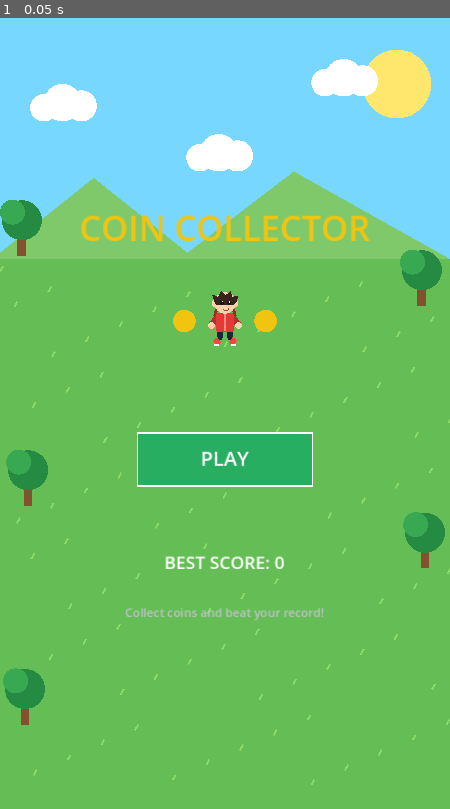
Above: before the commit, frame 1.
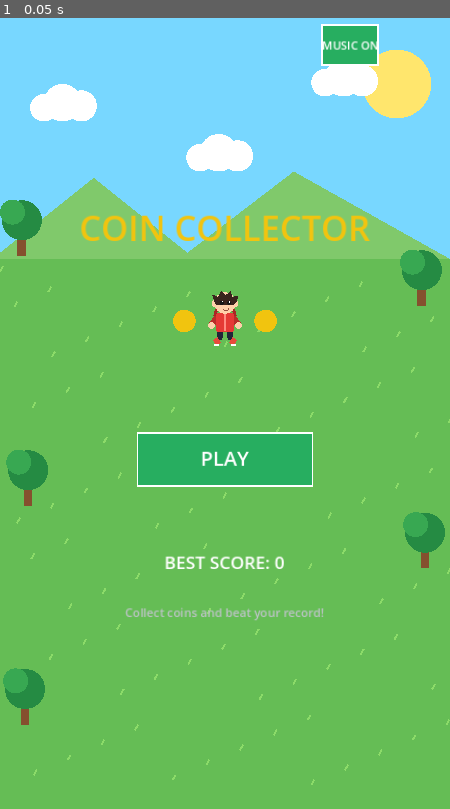
Above: after the commit, the same moment.

Repository: c9wildbeast-coder/coin-collector-game
Game: Godot game, scene res://Main.tscn
Two runs of this game, one before a commit and one after it. Both use one fixed random seed, a clock stepped at 60 frames per second and the inputs below.
Inputs:
- Up to frame 1 (0.05 s): no input

The runs differ from the first frame. In frame 1, 0.7% of the frame differs, in the area x 71-85%, y 0-7%.

Commit message:
Update Main.gd

Diff:
--- a/Main.gd
+++ b/Main.gd
@@ -23,10 +23,13 @@
 var resume_button = Rect2()
 var restart_button = Rect2()
 var home_button = Rect2()
-
-# Sound players
+var music_button = Rect2()
+
+# Audio
 var coin_sound_player: AudioStreamPlayer
 var button_sound_player: AudioStreamPlayer
+var music_player: AudioStreamPlayer
+var music_enabled = true
 
 
 func _ready():
@@ -38,17 +41,35 @@
 	queue_redraw()
 
 
+func update_buttons():
+	var center = screen_size.x / 2
+
+	play_button = Rect2(center - 140, screen_size.y * 0.53, 280, 85)
+	pause_button = Rect2(screen_size.x - 105, 25, 80, 65)
+	music_button = Rect2(screen_size.x - 205, 25, 90, 65)
+
+	resume_button = Rect2(center - 140, screen_size.y * 0.43, 280, 75)
+	restart_button = Rect2(center - 140, screen_size.y * 0.54, 280, 75)
+	home_button = Rect2(center - 140, screen_size.y * 0.65, 280, 75)
+
+
 # AUDIO SYSTEM
 
 func setup_audio():
 	coin_sound_player = AudioStreamPlayer.new()
 	button_sound_player = AudioStreamPlayer.new()
+	music_player = AudioStreamPlayer.new()
 
 	add_child(coin_sound_player)
 	add_child(button_sound_player)
+	add_child(music_player)
 
 	coin_sound_player.stream = make_tone(0.20, 850.0, 1450.0, 0.35)
 	button_sound_player.stream = make_tone(0.09, 520.0, 330.0, 0.25)
+
+	music_player.stream = make_music()
+	music_player.volume_db = -15.0
+	music_player.play()
 
 
 func make_tone(duration: float, start_frequency: float, end_frequency: float, volume: float) -> AudioStreamWAV:
@@ -70,9 +91,7 @@
 		envelope *= minf(progress * 15.0, 1.0)
 
 		var sample = sin(phase) * volume * envelope
-		var value = int(sample * 32767.0)
-
-		audio_data.encode_s16(i * 2, value)
+		audio_data.encode_s16(i * 2, int(sample * 32767.0))
 
 	var sound = AudioStreamWAV.new()
 	sound.format = AudioStreamWAV.FORMAT_16_BITS
@@ -83,6 +102,59 @@
 	return sound
 
 
+# PROCEDURAL BACKGROUND MUSIC
+
+func make_music() -> AudioStreamWAV:
+	var sample_rate = 22050
+	var note_duration = 0.32
+
+	var notes = [
+		523.25, 659.25, 783.99, 659.25,
+		587.33, 698.46, 880.00, 698.46,
+		523.25, 659.25, 783.99, 1046.50,
+		880.00, 783.99, 659.25, 523.25
+	]
+
+	var samples_per_note = int(note_duration * sample_rate)
+	var total_samples = samples_per_note * notes.size()
+
+	var audio_data = PackedByteArray()
+	audio_data.resize(total_samples * 2)
+
+	var phase = 0.0
+
+	for i in range(total_samples):
+		var note_index = int(i / samples_per_note)
+		var local_sample = i % samples_per_note
+
+		var frequency = notes[note_index]
+		phase += TAU * frequency / sample_rate
+
+		var progress = float(local_sample) / samples_per_note
+
+		var envelope = minf(progress * 15.0, 1.0)
+		envelope *= minf((1.0 - progress) * 8.0, 1.0)
+
+		var main_tone = sin(phase)
+		var soft_harmony = sin(phase * 2.0) * 0.20
+
+		var sample = (main_tone + soft_harmony) * 0.12 * envelope
+
+		audio_data.encode_s16(i * 2, int(sample * 32767.0))
+
+	var music = AudioStreamWAV.new()
+	music.format = AudioStreamWAV.FORMAT_16_BITS
+	music.mix_rate = sample_rate
+	music.stereo = false
+	music.data = audio_data
+
+	music.loop_mode = AudioStreamWAV.LOOP_FORWARD
+	music.loop_begin = 0
+	music.loop_end = total_samples
+
+	return music
+
+
 func play_coin_sound():
 	if coin_sound_player:
 		coin_sound_player.play()
@@ -93,16 +165,16 @@
 		button_sound_player.play()
 
 
-# BUTTONS
-
-func update_buttons():
-	var center = screen_size.x / 2
-	play_button = Rect2(center - 140, screen_size.y * 0.53, 280, 85)
-	pause_button = Rect2(screen_size.x - 105, 25, 80, 65)
-	resume_button = Rect2(center - 140, screen_size.y * 0.43, 280, 75)
-	restart_button = Rect2(center - 140, screen_size.y * 0.54, 280, 75)
-	home_button = Rect2(center - 140, screen_size.y * 0.65, 280, 75)
-
+func toggle_music():
+	music_enabled = not music_enabled
+
+	if music_enabled:
+		music_player.play()
+	else:
+		music_player.stop()
+
+
+# GAME SETUP
 
 func start_game():
 	score = 0
@@ -135,10 +207,12 @@
 
 func spawn_coin():
 	var margin = 60.0
+
 	var coin = Vector2(
 		randf_range(margin, screen_size.x - margin),
 		randf_range(150, screen_size.y - margin)
 	)
+
 	coins.append(coin)
 
 
@@ -149,10 +223,7 @@
 		var angle = randf_range(0.0, TAU)
 		var speed = randf_range(80.0, 230.0)
 
-		var velocity = Vector2(
-			cos(angle),
-			sin(angle)
-		) * speed
+		var velocity = Vector2(cos(angle), sin(angle)) * speed
 
 		var colors = [
 			Color("#ffe66d"),
@@ -229,10 +300,7 @@
 			var collected_position = coins[i]
 
 			coins.remove_at(i)
-
 			create_collection_effect(collected_position)
-
-			# Play coin sound
 			play_coin_sound()
 
 			score += 1
@@ -274,20 +342,33 @@
 
 func handle_press(pos):
 	if state == "menu":
-		if play_button.has_point(pos):
+		if music_button.has_point(pos):
+			play_button_sound()
+			toggle_music()
+
+		elif play_button.has_point(pos):
 			play_button_sound()
 			start_game()
 
 	elif state == "playing":
-		if pause_button.has_point(pos):
+		if music_button.has_point(pos):
+			play_button_sound()
+			toggle_music()
+
+		elif pause_button.has_point(pos):
 			play_button_sound()
 			state = "paused"
 			touch_target = null
+
 		else:
 			touch_target = pos
 
 	elif state == "paused":
-		if resume_button.has_point(pos):
+		if music_button.has_point(pos):
+			play_button_sound()
+			toggle_music()
+
+		elif resume_button.has_point(pos):
 			play_button_sound()
 			state = "playing"
 
@@ -336,8 +417,8 @@
 		Vector2(15, 20),
 		Vector2(-15, 20)
 	])
+
 	draw_colored_polygon(body, Color("#e53935"))
-
 	draw_line(Vector2(0, -12), Vector2(0, 18), Color("#ff8a80"), 2)
 
 	# Hood
@@ -364,6 +445,7 @@
 		Vector2(14, -28),
 		Vector2(-15, -28)
 	])
+
 	draw_colored_polygon(hair, Color("#39231d"))
 
 	# Eyes
@@ -379,7 +461,7 @@
 	draw_set_transform(Vector2.ZERO, 0.0, Vector2.ONE)
 
 
-# COLLECTION EFFECT DRAWING
+# EFFECT DRAWING
 
 func draw_collection_effects():
 	for particle in particles:
@@ -424,6 +506,24 @@
 		HORIZONTAL_ALIGNMENT_CENTER,
 		rect.size.x,
 		32,
+		Color.WHITE
+	)
+
+
+func draw_music_button():
+	var button_color = Color("#27ae60") if music_enabled else Color("#7f8c8d")
+	var label = "MUSIC ON" if music_enabled else "MUSIC OFF"
+
+	draw_rect(music_button, button_color)
+	draw_rect(music_button, Color.WHITE, false, 3)
+
+	draw_string(
+		ThemeDB.fallback_font,
+		Vector2(music_button.position.x, music_button.position.y + 40),
+		label,
+		HORIZONTAL_ALIGNMENT_CENTER,
+		music_button.size.x,
+		18,
 		Color.WHITE
 	)
 
@@ -503,6 +603,8 @@
 	var center = screen_size.x / 2
 
 	if state == "menu":
+		draw_music_button()
+
 		draw_string(
 			ThemeDB.fallback_font,
 			Vector2(0, screen_size.y * 0.29),
@@ -546,7 +648,6 @@
 			draw_circle(coin, 12, Color("#ffe680"))
 
 		draw_character(player_position, is_moving, 1.0)
-
 		draw_collection_effects()
 
 		draw_string(
@@ -569,6 +670,7 @@
 			Color("#f1c40f")
 		)
 
+		draw_music_button()
 		draw_button(pause_button, "II", Color("#2980b9"))
 
 		if state == "paused":
@@ -590,3 +692,6 @@
 			draw_button(resume_button, "RESUME", Color("#27ae60"))
 			draw_button(restart_button, "RESTART", Color("#2980b9"))
 			draw_button(home_button, "MAIN MENU", Color("#c0392b"))
+
+			# Keep music control visible above pause overlay
+			draw_music_button()
